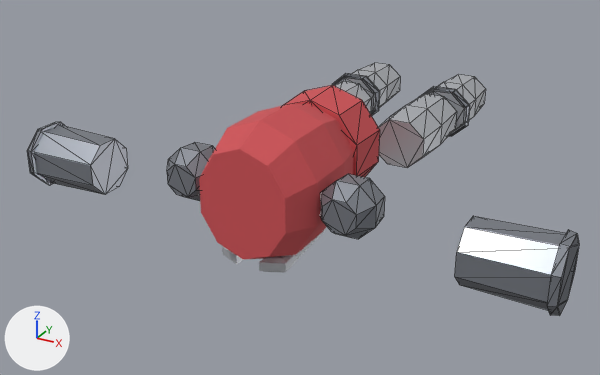
An edit to the glTF model client/public/models/armour/armor_brigandine.glb, drawn before and after from the same camera.
One viewpoint serves both versions: a 50 mm camera at (1.49, -4.33, 1.29) aimed at (-0.15, -1.35, -0.2). The axes (+X, +Y, +Z) are drawn at lower left. The lights are the same throughout. The first picture is the older version. Mesh edges are drawn as thin lines on the coarser meshes. Vertices at exactly the same position are counted once.

The scene before the commit, as lines of its bpy script (objects in view):
```python
ob_lowerarml = bpy.data.objects.new('LowerArmL', me_lowerarml)
ob_lowerarml.location = (0.0, 0.0, 0.0)
ob_lowerarmr = bpy.data.objects.new('LowerArmR', me_lowerarmr)
ob_lowerarmr.location = (0.0, 0.0, 0.0)
ob_lowerlegr = bpy.data.objects.new('LowerLegR', me_lowerlegr)
ob_lowerlegr.location = (0.0, 0.0, 0.0)
ob_upperarml = bpy.data.objects.new('UpperArmL', me_upperarml)
ob_upperarml.location = (0.0, 0.0, 0.0)
ob_upperarmr = bpy.data.objects.new('UpperArmR', me_upperarmr)
ob_upperarmr.location = (0.0, 0.0, 0.0)
ob_upperlegl = bpy.data.objects.new('UpperLegL', me_upperlegl)
ob_upperlegl.location = (0.0, 0.0, 0.0)
ob_upperlegr = bpy.data.objects.new('UpperLegR', me_upperlegr)
ob_upperlegr.location = (0.0, 0.0, 0.0)
# also in view: 'Abdomen' at (0.0, -1.43, 0.06); 'LowerLegL' at (0.24, -0.44, 0.0); 'Torso' at (0.0, -1.77, 0.03)
```
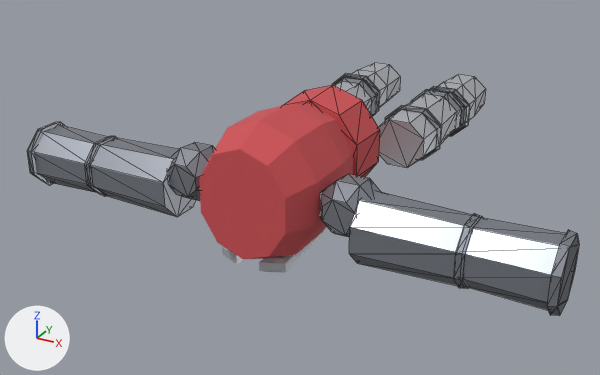
Location of each change, [x1, y1, x2, y2] in pixels of the pictures (600 x 375 px):
'UpperArmL', reshaped
    before: [320, 174, 385, 239]
    after: [320, 174, 473, 286]
'LowerArmL', reshaped
    before: [455, 216, 579, 316]
    after: [454, 213, 579, 316]
'UpperArmR', reshaped
    before: [167, 142, 215, 201]
    after: [90, 138, 215, 217]
'LowerArmR', reshaped
    before: [27, 122, 128, 194]
    after: [27, 122, 117, 197]
'UpperLegL', reshaped (7% taller)
    before: [378, 94, 457, 168]
    after: [378, 89, 461, 168]
'UpperLegR', reshaped
    before: [334, 81, 371, 114]
    after: [334, 77, 377, 116]
part 1 of me_lowerarml, added
    after: [454, 213, 483, 289]
part 2 of me_lowerarmr, added
    after: [85, 136, 117, 197]
part 3 of me_upperarml, added
    after: [349, 191, 473, 286]
part 4 of me_upperarmr, added
    after: [90, 138, 195, 217]
part 5 of me_upperlegl, added
    after: [385, 106, 441, 160]
part 6 of me_upperlegl, added
    after: [411, 89, 461, 135]
part 7 of me_upperlegr, added
    after: [336, 77, 377, 116]

The change, as a list of edits to the scene's bpy script:
```text
Change me_lowerarml:
    used by ob_lowerarml; location = (0.0, 0.0, 0.0)
    remove me_lowerarml.from_pydata(...)  # 32 vertices, 56 faces; spans x 0.78..1.12, y -1.991..-1.729, z -0.171..0.091
    add me_lowerarml.from_pydata(...)  # 48 vertices, 84 faces; spans x 0.78..1.12, y -1.991..-1.729, z -0.171..0.091
    me_lowerarml part 1: a new loose piece, an 8-sided cut cone along x (radius 0.13 at the low end, 0.125 at the high end) spanning x 0.78..0.81, y -1.98..-1.74, z -0.16..0.08, in mat_darksteel (grey #90959e)
Change me_lowerarmr:
    used by ob_lowerarmr; location = (0.0, 0.0, 0.0)
    remove me_lowerarmr.from_pydata(...)  # 32 vertices, 56 faces; spans x -1.12..-0.78, y -1.991..-1.729, z -0.171..0.091
    add me_lowerarmr.from_pydata(...)  # 48 vertices, 84 faces; spans x -1.12..-0.78, y -1.991..-1.729, z -0.171..0.091
    me_lowerarmr part 2: a new loose piece, an 8-sided cut cone along x (radius 0.125 at the low end, 0.13 at the high end) spanning x -0.81..-0.78, y -1.98..-1.74, z -0.16..0.08, in mat_darksteel (grey #90959e)
Change me_upperarml:
    used by ob_upperarml; location = (0.0, 0.0, 0.0)
    remove me_upperarml.from_pydata(...)  # 24 vertices, 44 faces; spans x 0.229..0.451, y -1.95..-1.79, z -0.085..0.125
    add me_upperarml.from_pydata(...)  # 40 vertices, 72 faces; spans x 0.229..0.8, y -1.986..-1.734, z -0.166..0.125
    me_upperarml part 3: a new loose piece, an 8-sided cut cone along x (radius 0.136 at the low end, 0.124 at the high end) spanning x 0.4..0.8, y -1.986..-1.734, z -0.166..0.086, in mat_darksteel (grey #90959e)
Change me_upperarmr:
    used by ob_upperarmr; location = (0.0, 0.0, 0.0)
    remove me_upperarmr.from_pydata(...)  # 24 vertices, 44 faces; spans x -0.451..-0.229, y -1.95..-1.79, z -0.085..0.125
    add me_upperarmr.from_pydata(...)  # 40 vertices, 72 faces; spans x -0.8..-0.229, y -1.986..-1.734, z -0.166..0.125
    me_upperarmr part 4: a new loose piece, an 8-sided cut cone along x (radius 0.124 at the low end, 0.136 at the high end) spanning x -0.8..-0.4, y -1.986..-1.734, z -0.166..0.086, in mat_darksteel (grey #90959e)
Change me_upperlegl:
    used by ob_upperlegl; location = (0.0, 0.0, 0.0)
    remove me_upperlegl.from_pydata(...)  # 24 vertices, 44 faces; spans x 0.095..0.345, y -1.12..-0.69, z -0.112..0.112
    add me_upperlegl.from_pydata(...)  # 72 vertices, 120 faces; spans x 0.085..0.355, y -1.12..-0.6, z -0.122..0.122
    me_upperlegl part 5: a new loose piece of 24 vertices spanning x 0.085..0.355, y -0.986..-0.934, z -0.122..0.122, in mat_darksteel (grey #90959e)
    me_upperlegl part 6: a new loose piece of 24 vertices spanning x 0.093..0.347, y -0.73..-0.6, z -0.117..0.117, in mat_darksteel (grey #90959e)
    add me_upperlegl.materials.append(mat_darksteel)  # grey #90959e
Change me_upperlegr:
    used by ob_upperlegr; location = (0.0, 0.0, 0.0)
    remove me_upperlegr.from_pydata(...)  # 24 vertices, 44 faces; spans x -0.345..-0.095, y -1.12..-0.69, z -0.112..0.112
    add me_upperlegr.from_pydata(...)  # 72 vertices, 120 faces; spans x -0.355..-0.085, y -1.12..-0.6, z -0.122..0.122
    me_upperlegr part 7: a new loose piece of 24 vertices spanning x -0.347..-0.093, y -0.73..-0.6, z -0.117..0.117, in mat_darksteel (grey #90959e)
    other edits to the shape of me_upperlegr do not show in these pictures
    add me_upperlegr.materials.append(mat_darksteel)  # grey #90959e
```
